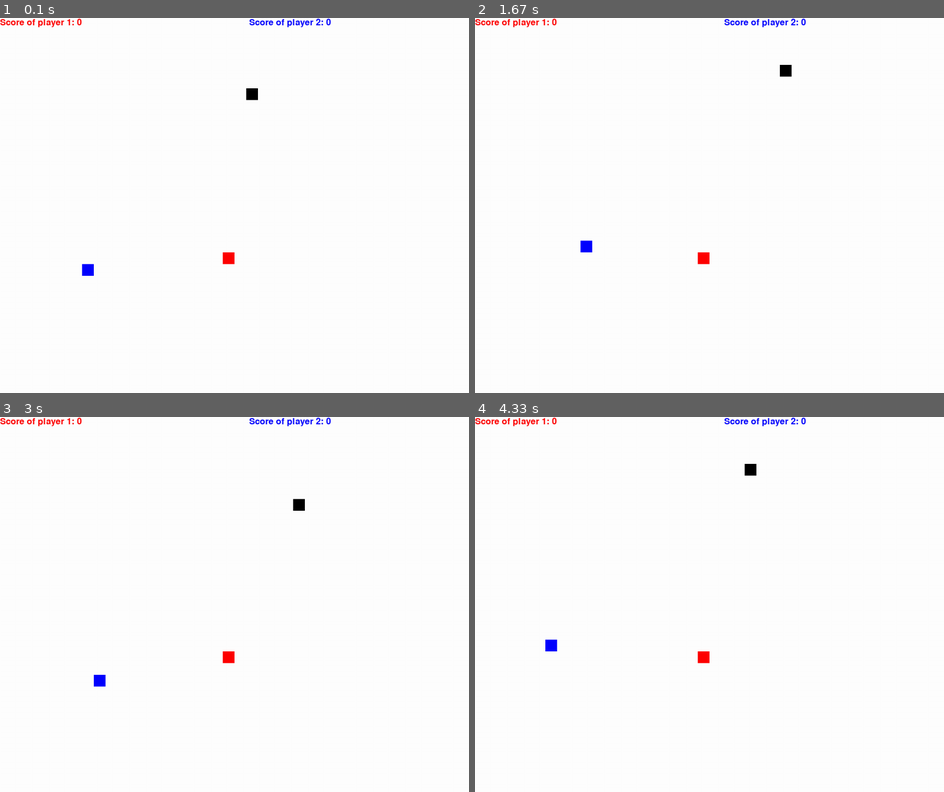
Above: before the commit, frames 1-4 (two rows, left to right).
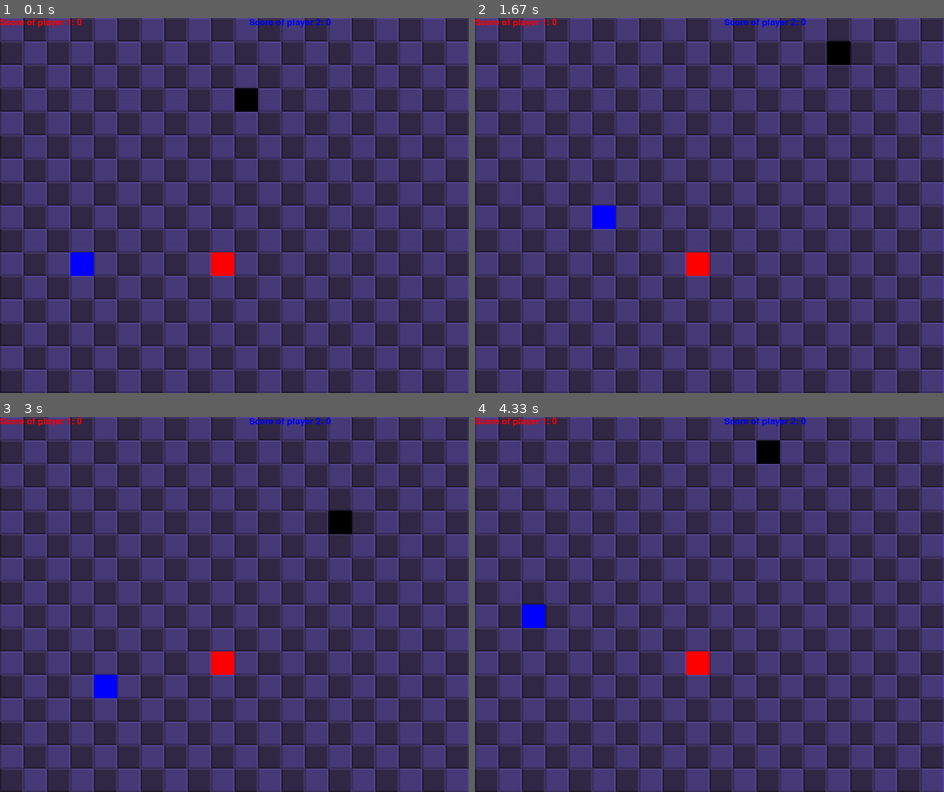
Above: after the commit, the same moments.

Repository: Nabegon/pygame
Game: pygame game, started from snake_game.py
Two runs of this game, one before a commit and one after it. Both use one fixed random seed, a clock stepped at 60 frames per second and the inputs below.
Inputs:
- Up to frame 1 (0.1 s): no input
- Up to frame 2 (1.67 s): hold Right 0.33-0.8 s; hold Up 0.83-1.27 s; hold W 0.83-1.27 s; hold Right from 1.3 s (still down); hold D from 1.3 s (still down)
- Up to frame 3 (3 s): release Right at 1.8 s; release D at 1.8 s; hold Left 1.83-2.37 s; hold A 1.83-2.37 s; hold Down 2.4-2.95 s; hold S 2.4-2.95 s; hold Left from 2.98 s (still down); hold A from 2.98 s (still down)
- Up to frame 4 (4.33 s): release Left at 3.53 s; release A at 3.53 s; hold Up 3.57-4.12 s; hold W 3.57-4.12 s; hold Right from 4.15 s (still down); hold D from 4.15 s (still down)

The runs differ from the first frame. In frame 1, 100% of the frame differs, in the area x 0-100%, y 0-100%; in frame 2, 100%; in frame 3, 100%; in frame 4, 100%.

Commit message:
feat: add background graphic and change the snake and food size

Diff:
--- a/snake_game.py
+++ b/snake_game.py
@@ -15,12 +15,14 @@
 window_width = 1280
 window_height = 1024
 window = pygame.display.set_mode((window_width, window_height))
+background = pygame.image.load('./background.png')
+window_with_background = pygame.transform.scale(background, (window_width, window_height))
 
 # Create a game loop
 running = True
 
-snake_block_1 = 32
-snake_block_2 = 32
+snake_block_1 = 64
+snake_block_2 = 64
 clock = pygame.time.Clock()
 snake_speed = 5
 
@@ -78,13 +80,12 @@
     Length_of_snake1 = 1
     Length_of_snake2 = 1
 
-    food_size = 32
+    food_size =64
     foodx = round(random.randrange(10, window_width - food_size) / food_size) * food_size
     foody = round(random.randrange(10, window_height - food_size) / food_size) * food_size
 
     while not game_over:
         while game_close == True:
-            window.fill(white)
             message("You lost! Press Q-Quit or C-Play Again", red)
             score_counter(Length_of_snake1 - 1, Length_of_snake2 - 1)
             jedge_winner(Length_of_snake1 - 1, Length_of_snake2 - 1)
@@ -135,7 +136,7 @@
         y1 += y1_change
         x2 += x2_change
         y2 += y2_change
-        window.fill(white)
+        window.blit(window_with_background, (0, 0))
         pygame.draw.rect(window, red, [foodx, foody, snake_block_1, snake_block_1])
         snake_HEAD_1 = []
         snake_HEAD_1.append(x1)
@@ -172,6 +173,7 @@
 
         pygame.display.update()
         clock.tick(snake_speed)
+
     pygame.quit()
 
 gameRunning()
Binary file added: background.png
